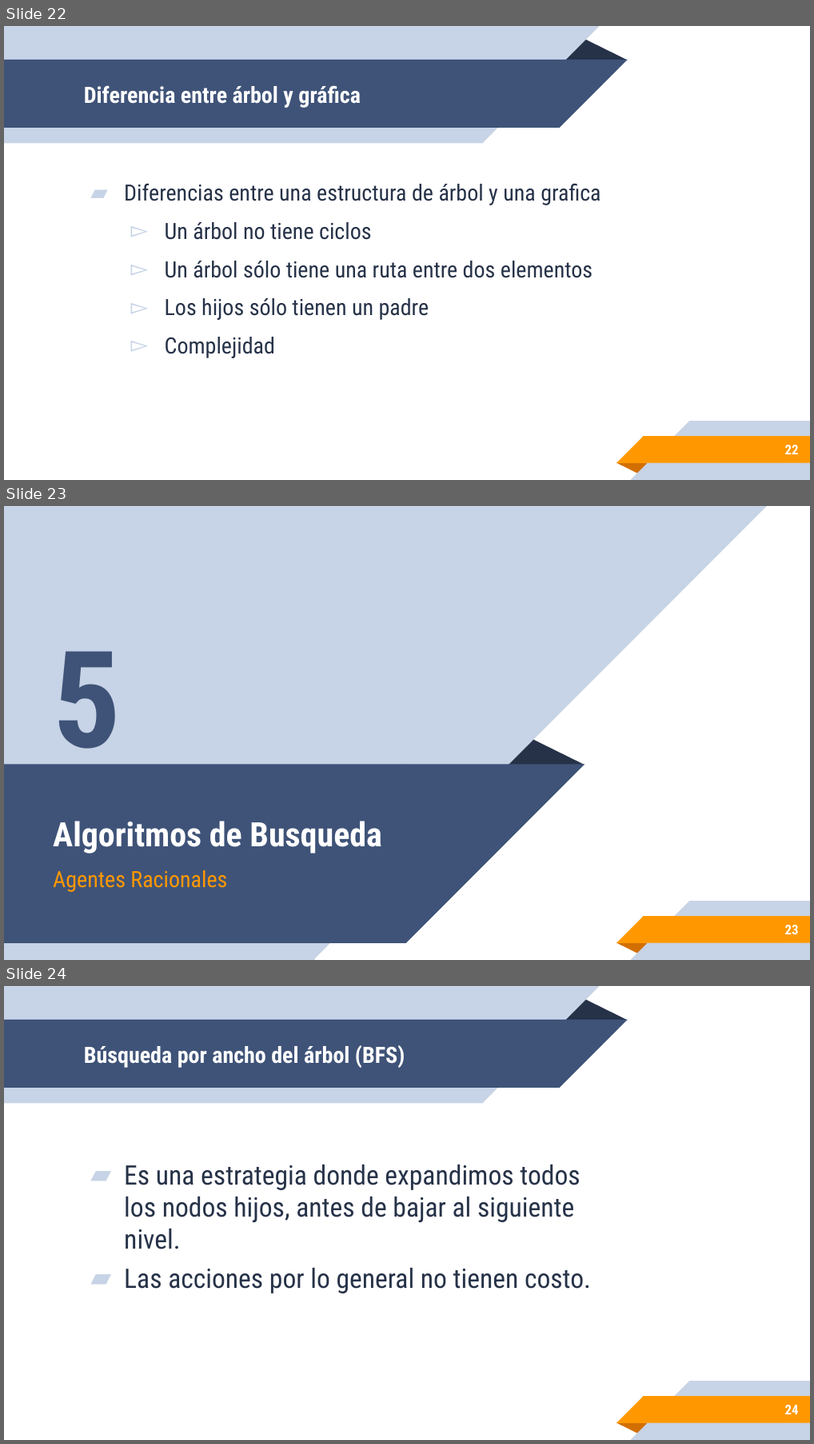
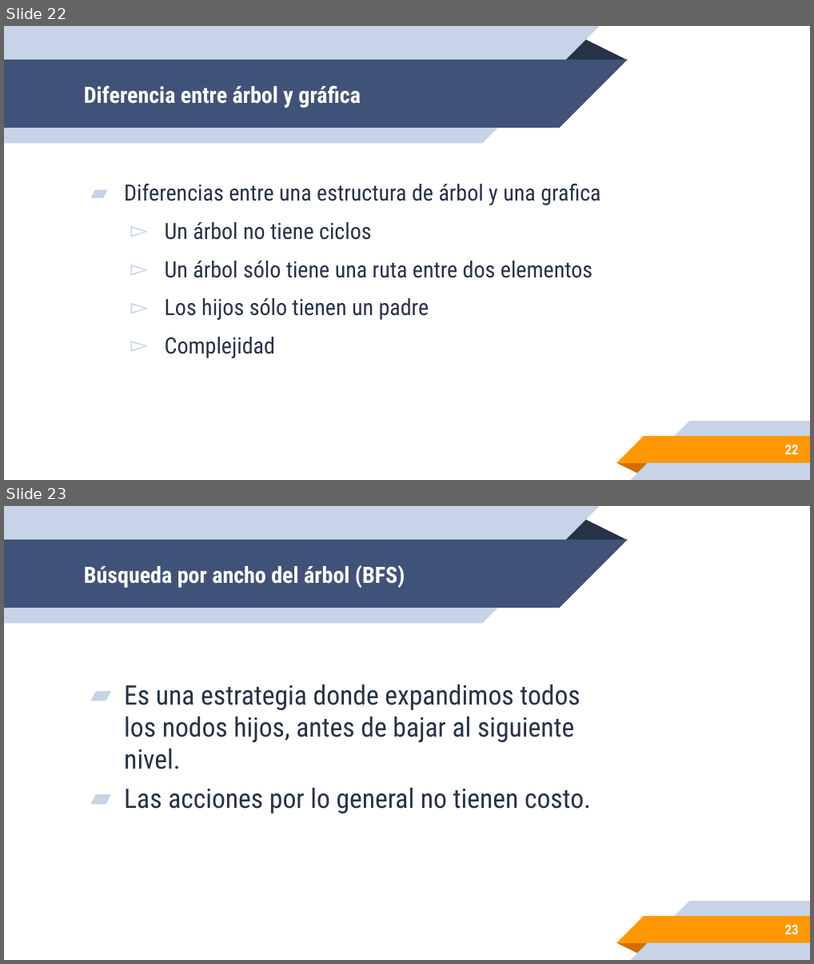
Before and after one commit to leonpalafox/aiclase_videojuegos, a slide deck: Slides/UPAI2020_6.pptx. Shown one above the other, each under a label of ours: slides 22, 23 and 24 before the commit, slides 22 and 23 after it. The pictures are 814x1444 and 814x964 pixels, drawn with LibreOffice and Linux fonts; fonts in the diff are those of the drawing; background and template pictures are left out. Boxes give left, top, right and bottom in pixels: in the first picture for what was removed or moved away, otherwise in the second. Text is boxed around its words. In the diff, an @@ line names an element or a change of style, - is before the commit and + after.

```diff
--- a/Slides/UPAI2020_6.pptx
+++ b/Slides/UPAI2020_6.pptx
@@ slide 23 removed at bbox=[4, 506, 810, 960], background #FFFFFF; not listed: 5 template elements that a slide beside it also shows @@
@@ rectangle removed at bbox=[4, 506, 314, 959] @@
@@ right triangle removed at bbox=[314, 506, 768, 958] @@
@@ text removed at bbox=[53, 651, 121, 778] @@
-5
@@ triangle removed at bbox=[506, 738, 585, 764] @@
@@ rectangle removed at bbox=[4, 764, 406, 943] @@
@@ right triangle removed at bbox=[406, 764, 586, 943] @@
@@ title removed at bbox=[53, 820, 382, 853] @@
-Algoritmos de Busqueda
@@ subtitle removed at bbox=[53, 870, 227, 892] @@
-Agentes Racionales
@@ page number removed at bbox=[786, 924, 799, 934] @@
-23
@@ what was slide 24 is now slide 23 @@
@@ page number at bbox=[786, 924, 799, 934]: text changed @@
-24
+23
```
Also in this commit, not shown: 1 other file.
